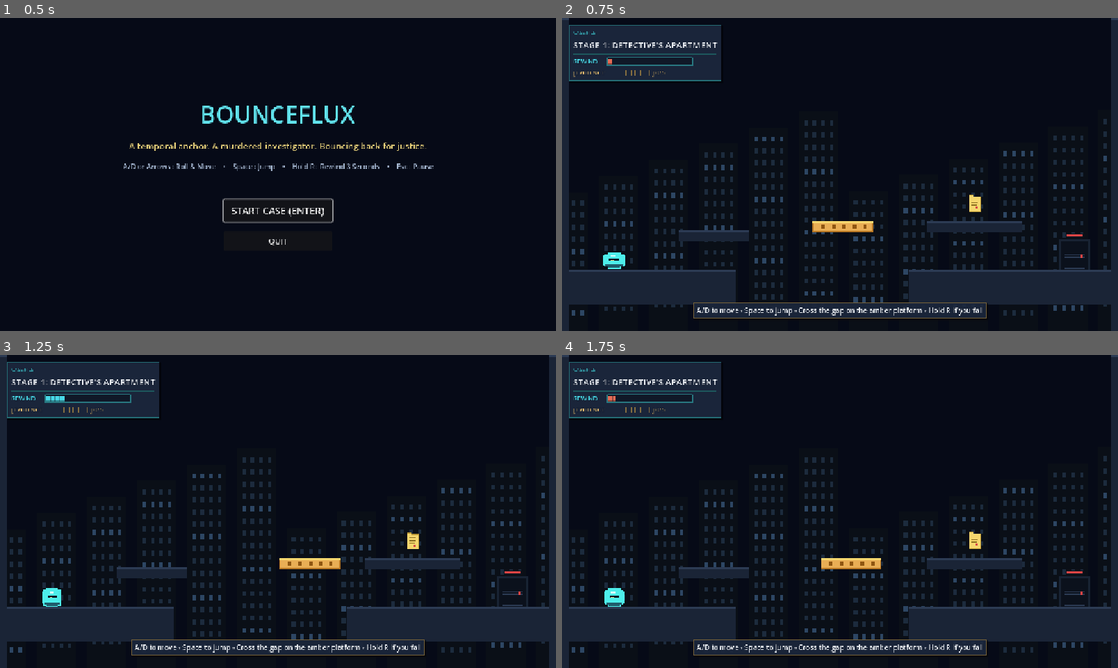
Above: before the commit, frames 1-4 (two rows, left to right).
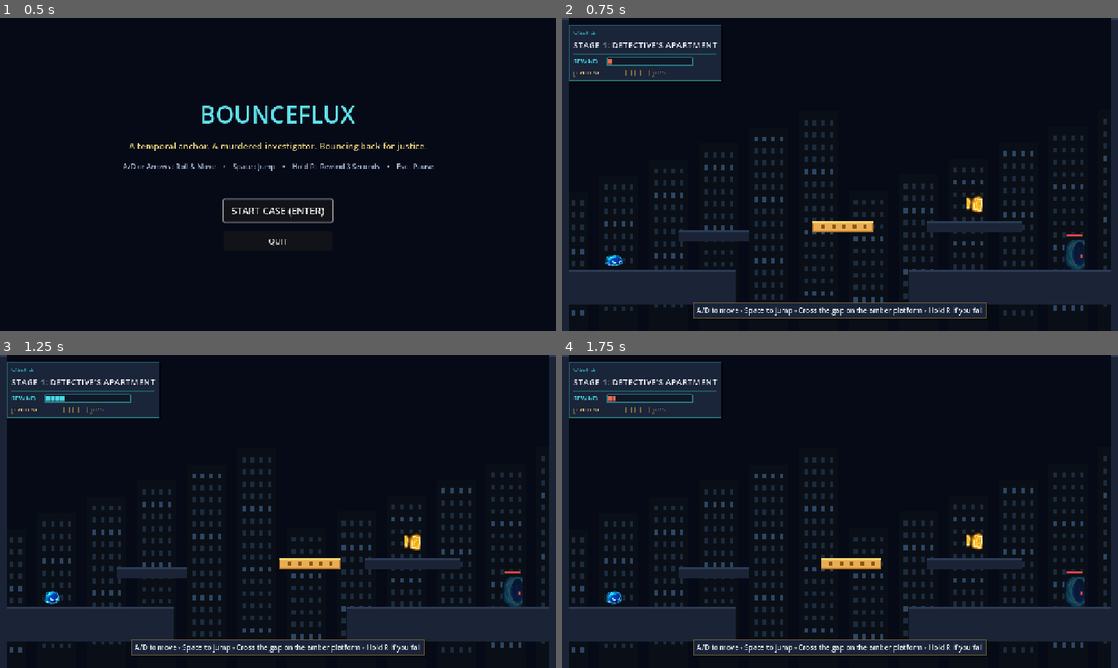
Above: after the commit, the same moments.

Repository: aryangetsreal/Bounce-flux
Game: Godot game, scene res://scenes/main_menu.tscn
The game is run twice, just before and just after one commit, with the same random seed, the same clock (stepped at 60 frames per second) and the same inputs.
Inputs:
- Up to frame 1 (0.5 s): no input
- Up to frame 2 (0.75 s): click "START CASE (ENTER)" at 0.5 s
- Up to frame 3 (1.25 s): no input
- Up to frame 4 (1.75 s): tap Enter (ui_accept) at 1.25 s; hold D (move_right) from 1.28 s (still down); hold R (rewind) from 1.28 s (still down); tap Space (jump) at 1.52 s

Frame 1 is identical in both runs. In frame 2, 0.7% of the frame differs, in the area x 7-95%, y 56-81%; in frame 3, 0.7%; in frame 4, 0.7%.

Commit message:
added frontend

Diff:
--- a/scripts/evidence.gd
+++ b/scripts/evidence.gd
@@ -11,6 +11,8 @@
 func _ready() -> void:
 	add_to_group("rewindable")
 	body_entered.connect(_on_body_entered)
+	if not texture and ResourceLoader.exists("res://assets/props/evidence.png"):
+		texture = load("res://assets/props/evidence.png")
 
 func _physics_process(delta: float) -> void:
 	if not RewindManager.is_rewinding:
@@ -46,7 +48,7 @@
 	var offset_y: float = -2.0 if pulse_step == 1 else 0.0
 	draw_set_transform(Vector2(0, offset_y))
 	if texture:
-		draw_texture_rect(texture, Rect2(-16, -16, 32, 32), false)
+		draw_texture_rect(texture, Rect2(-18, -22, 36, 44), false)
 	else:
 		# Pixelated minimalist gold dossier record
 		# Outer folder
--- a/scripts/exit_door.gd
+++ b/scripts/exit_door.gd
@@ -3,10 +3,13 @@
 signal exit_reached
 
 @export var required_evidence_id: String = ""
+@export var texture: Texture2D
 var locked: bool = true
 
 func _ready() -> void:
 	body_entered.connect(_on_body_entered)
+	if not texture and ResourceLoader.exists("res://assets/props/portal.png"):
+		texture = load("res://assets/props/portal.png")
 
 func _physics_process(_delta: float) -> void:
 	queue_redraw()
@@ -20,6 +23,23 @@
 	queue_redraw()
 
 func _draw() -> void:
+	if texture:
+		if not locked:
+			# Glowing cyan temporal portal
+			draw_texture_rect(texture, Rect2(-24, -70, 48, 70), false)
+			# Outer EXIT sign overhead
+			draw_rect(Rect2(-20, -84, 40, 10), Color("0d141e"))
+			draw_rect(Rect2(-18, -82, 36, 6), Color("4deeea"))
+			return
+		else:
+			# Locked doorway with red lock bolt and dim portal silhouette
+			draw_texture_rect(texture, Rect2(-24, -70, 48, 70), false)
+			draw_rect(Rect2(-24, -70, 48, 70), Color(0.04, 0.07, 0.12, 0.75))
+			draw_rect(Rect2(-20, -84, 40, 10), Color("0d141e"))
+			draw_rect(Rect2(-18, -82, 36, 6), Color("e04545"))
+			draw_rect(Rect2(14, -36, 4, 8), Color("e04545"))
+			return
+
 	# 2D Pixelated minimalist doorway
 	var frame_color := Color("182333")
 	var door_color := Color("0b111c")
--- a/scripts/guard.gd
+++ b/scripts/guard.gd
@@ -6,6 +6,7 @@
 @export var speed: float = 110.0
 @export var is_boss: bool = false
 @export var texture: Texture2D
+@export var disabled_texture: Texture2D
 
 var origin_x: float = 0.0
 var direction: float = 1.0
@@ -16,6 +17,14 @@
 	add_to_group("rewindable")
 	add_to_group("guards")
 	origin_x = position.x
+	if not texture:
+		var tex_path := "res://assets/characters/boss.png" if is_boss else "res://assets/characters/guard.png"
+		if ResourceLoader.exists(tex_path):
+			texture = load(tex_path)
+	if not disabled_texture:
+		var dis_path := "res://assets/characters/boss_disabled.png" if is_boss else "res://assets/characters/guard_disabled.png"
+		if ResourceLoader.exists(dis_path):
+			disabled_texture = load(dis_path)
 
 func _physics_process(delta: float) -> void:
 	if RewindManager.is_rewinding:
@@ -77,9 +86,17 @@
 	queue_redraw()
 
 func _draw() -> void:
-	if texture:
-		var size_rect := Rect2(-30, -50, 60, 60) if is_boss else Rect2(-20, -40, 40, 40)
-		draw_texture_rect(texture, size_rect, false)
+	var active_tex: Texture2D = disabled_texture if disabled and disabled_texture else texture
+	if active_tex:
+		var flip_scale := Vector2(direction if not disabled else 1.0, 1.0)
+		draw_set_transform(Vector2.ZERO, 0.0, flip_scale)
+		if is_boss:
+			var boss_rect := Rect2(-57, -36, 114, 72) if disabled else Rect2(-33, -70, 67, 85)
+			draw_texture_rect(active_tex, boss_rect, false)
+		else:
+			var guard_rect := Rect2(-36, -24, 73, 47) if disabled else Rect2(-21, -65, 43, 85)
+			draw_texture_rect(active_tex, guard_rect, false)
+		draw_set_transform(Vector2.ZERO)
 		return
 
 	if is_boss:
--- a/scripts/player.gd
+++ b/scripts/player.gd
@@ -1,6 +1,7 @@
 extends CharacterBody2D
 
 @export var texture: Texture2D
+@export var dead_texture: Texture2D
 const SPEED: float = 330.0
 const ACCELERATION: float = 1800.0
 const GRAVITY: float = 1500.0
@@ -18,6 +19,10 @@
 	add_to_group("rewindable")
 	add_to_group("player")
 	checkpoint = position
+	if not texture and ResourceLoader.exists("res://assets/characters/ball.png"):
+		texture = load("res://assets/characters/ball.png")
+	if not dead_texture and ResourceLoader.exists("res://assets/characters/ball_dead.png"):
+		dead_texture = load("res://assets/characters/ball_dead.png")
 
 func _physics_process(delta: float) -> void:
 	if RewindManager.is_rewinding:
@@ -87,13 +92,27 @@
 	queue_redraw()
 
 func _draw() -> void:
+	if dead:
+		if dead_texture:
+			draw_texture_rect(dead_texture, Rect2(-24, -24, 48, 48), false)
+			return
+		# 2D Pixelated minimalist dead ball
+		var body_col := Color("e0536c")
+		var shadow_col := Color("6e2433")
+		draw_rect(Rect2(-14, -22, 28, 44), body_col)
+		draw_rect(Rect2(-20, -18, 40, 36), body_col)
+		draw_rect(Rect2(-22, -14, 44, 28), body_col)
+		draw_rect(Rect2(-12, 16, 24, 4), shadow_col)
+		draw_rect(Rect2(-18, 12, 36, 4), shadow_col)
+		return
+
 	draw_set_transform(Vector2.ZERO, visual_angle, stretch)
 	if texture:
 		draw_texture_rect(texture, Rect2(-22, -22, 44, 44), false)
 	else:
 		# 2D Pixelated minimalist ball
-		var body_col := Color("4deeea") if not dead else Color("e0536c")
-		var shadow_col := Color("1f5c6b") if not dead else Color("6e2433")
+		var body_col := Color("4deeea")
+		var shadow_col := Color("1f5c6b")
 		var eye_col := Color("0b1726")
 		var glint_col := Color("d8ffff")
 
--- a/scripts/trap.gd
+++ b/scripts/trap.gd
@@ -21,6 +21,14 @@
 	add_to_group("rewindable")
 	add_to_group("traps")
 	initial_position = position
+	if not texture:
+		match trap_type:
+			TrapType.CRATE:
+				if ResourceLoader.exists("res://assets/props/crate.png"):
+					texture = load("res://assets/props/crate.png")
+			TrapType.ELECTRICAL:
+				if ResourceLoader.exists("res://assets/props/hazard_electric.png"):
+					texture = load("res://assets/props/hazard_electric.png")
 
 func _physics_process(delta: float) -> void:
 	if RewindManager.is_rewinding:
@@ -119,12 +127,11 @@
 	queue_redraw()
 
 func _draw() -> void:
-	if texture:
-		draw_texture_rect(texture, Rect2(-24, -24, 48, 48), false)
-		return
-
 	match trap_type:
 		TrapType.CRATE:
+			if texture:
+				draw_texture_rect(texture, Rect2(-24, -24, 48, 48), false)
+				return
 			# Pixelated shipping crate (48x48)
 			var wood_dark := Color("543216")
 			var wood_mid := Color("855127")
@@ -145,6 +152,15 @@
 			draw_rect(Rect2(-16, -2, 32, 4), wood_light)
 
 		TrapType.ELECTRICAL:
+			if texture:
+				draw_texture_rect(texture, Rect2(-24, -28, 48, 56), false)
+				if active_hazard:
+					var cyan_glow := Color(0.2, 0.8, 0.95, 0.35)
+					draw_rect(Rect2(-16, -20, 32, 40), cyan_glow)
+				else:
+					draw_rect(Rect2(-3, -3, 6, 6), Color("e04545"))
+				return
+
 			# Pixelated electrical emitter node
 			draw_rect(Rect2(-16, -28, 32, 56), Color("121926"))
 			draw_rect(Rect2(-12, -24, 24, 48), Color("1a2436"))
Binary file added: assets/characters/ball.png
Not shown, added: assets/characters/ball.png.import
Binary file added: assets/characters/ball_dead.png
Not shown, added: assets/characters/ball_dead.png.import
Binary file added: assets/characters/ball_fall.png
Not shown, added: assets/characters/ball_fall.png.import
Binary file added: assets/characters/ball_jump.png
Not shown, added: assets/characters/ball_jump.png.import
Binary file added: assets/characters/boss.png
Not shown, added: assets/characters/boss.png.import
Binary file added: assets/characters/boss_disabled.png
Not shown, added: assets/characters/boss_disabled.png.import
(and 16 more such lines)
